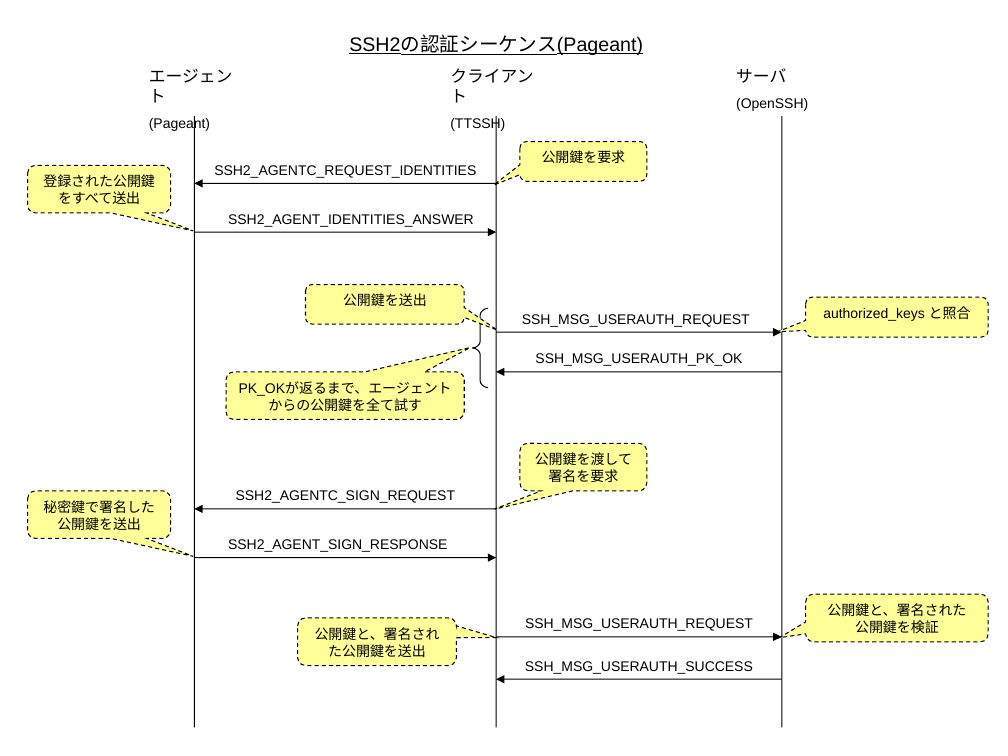
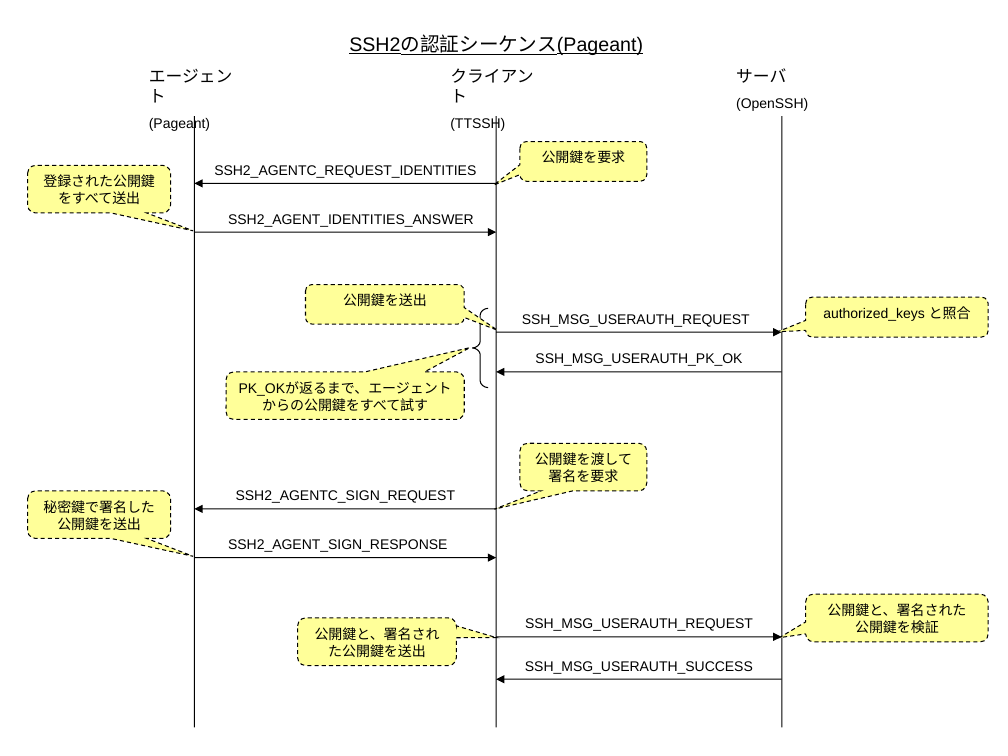
Before and after one commit to m-tmatma/ttssh2-work2, a slide deck: slide 2 of jp/html/reference/image/ssh2_auth.ppt. Drawn at 1008x756 pixels with LibreOffice and Linux fonts; fonts in the diff are those of the drawing. Boxes give left, top, right and bottom in pixels: in the first picture for what was removed or moved away, otherwise in the second. Text is boxed around its words. In the diff, an @@ line names an element or a change of style, - is before the commit and + after.

```diff
--- a/jp/html/reference/image/ssh2_auth.ppt
+++ b/jp/html/reference/image/ssh2_auth.ppt
@@ text in rounded speech box at [239, 382, 452, 411]: text changed @@
-PK_OKが返るまで、エージェントからの公開鍵を全て試す
+PK_OKが返るまで、エージェントからの公開鍵をすべて試す
```
Also in this commit, not shown: 1 other file.
